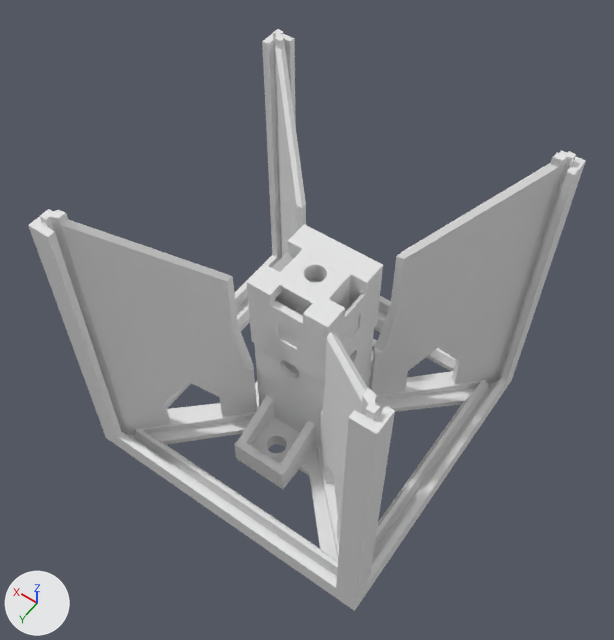
A saved change to the Blender file blender/rgb_led_cube_v14.blend.
One viewpoint serves both versions: a camera (50 mm lens) standing at (-65.2, 94.3, 142.0) and looking at (0.6, 2.1, -2.9). Arrows for +X, +Y and +Z are at lower left; the lights stay in place.

Objects in the first picture: 'inner_pilon_prim'.
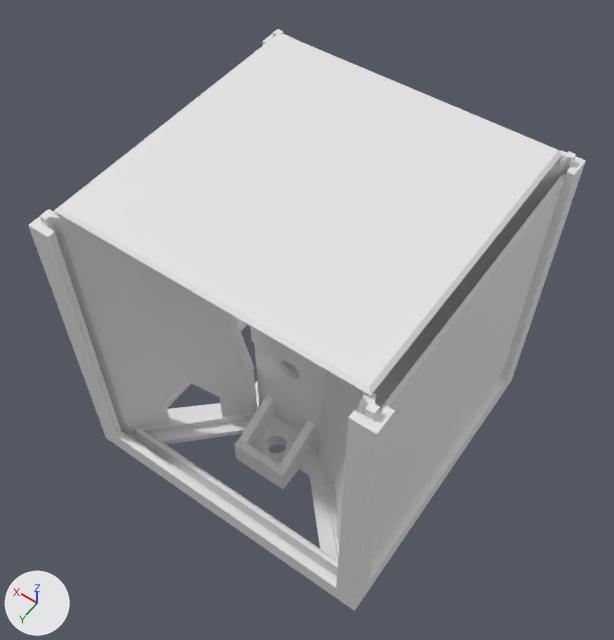
Changed parts and their boxes [x1, y1, x2, y2] in the pictures (614 x 640 px):
'Cube.001', added
    after: [54, 33, 563, 396]
'Cube', added
    after: [372, 174, 566, 564]

Patch to the scene script:
```diff
--- a/blender/rgb_led_cube_v14.blend.py
+++ b/blender/rgb_led_cube_v14.blend.py
@@ me_cube_044 @@
+me_cube_044.from_pydata(...)  # 72 vertices, 70 faces; spans x -0.6..0.3, y -33.0..33.0, z -33.0..33.0
@@ me_cube_043 @@
+me_cube_043.from_pydata(...)  # 48 vertices, 46 faces; spans x -0.6..0.3, y -33.0..33.0, z -35.4..35.3
@@ ob_cube_001 @@
+ob_cube_001 = bpy.data.objects.new('Cube.001', me_cube_044)
+ob_cube_001.location = (0.0, 0.0, 36.6)
+ob_cube_001.rotation_euler = (0.0, 4.712, 0.0)  # degrees (0, 270, 0)
@@ ob_cube @@
+ob_cube = bpy.data.objects.new('Cube', me_cube_043)
+ob_cube.location = (-34.4, 0.0, -3.4)
```
